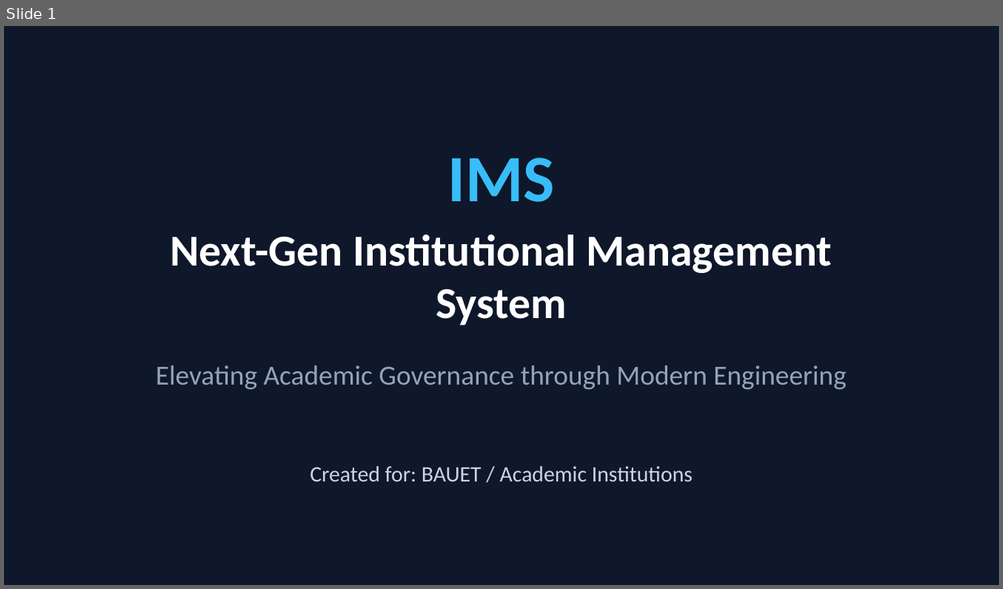
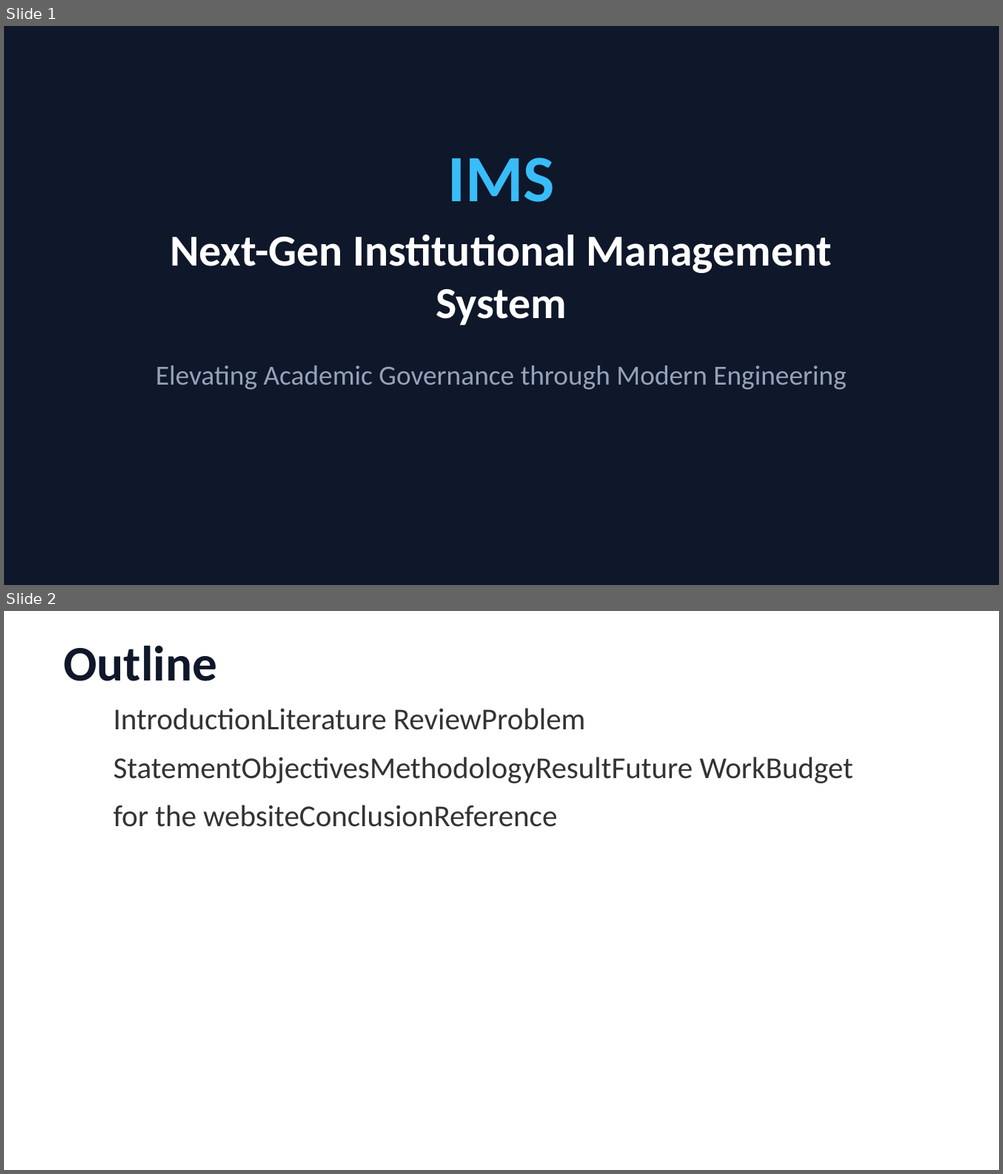
Before and after one commit to NoorAbdullah02/IMS, a slide deck: IMS_Project_Presentation.pptx. Shown one above the other, each under a label of ours: slide 1 before the commit, slides 1 and 2 after it. The pictures are 1003x589 and 1003x1174 pixels, drawn with LibreOffice and Linux fonts; fonts in the diff are those of the drawing. Boxes give left, top, right and bottom in pixels: in the first picture for what was removed or moved away, otherwise in the second. Text is boxed around its words. In the diff, an @@ line names an element or a change of style, - is before the commit and + after.

```diff
--- a/IMS_Project_Presentation.pptx
+++ b/IMS_Project_Presentation.pptx
@@ slide 2 added at (4,611,999,1170), background #FFFFFF @@
@@ text added at (63,646,216,681), 36 pt, text #0F172A, bold @@
+Outline
@@ text added at (114,708,853,827), 22 pt, text #333333 @@
+• IntroductionLiterature ReviewProblem StatementObjectivesMethodologyResultFuture WorkBudget for the websiteConclusionReference
@@ slide 1 changed as well @@
@@ text removed at (310,466,692,482) @@
-Created for: BAUET / Academic Institutions
```
Also in this commit, not shown: 1 other slide changed, 9 other slides added, 7 slides removed, 1 other file.
